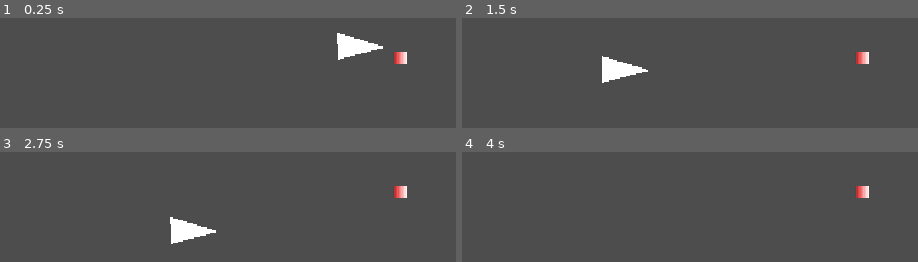
Above: before the commit, frames 1-4 (two rows, left to right).
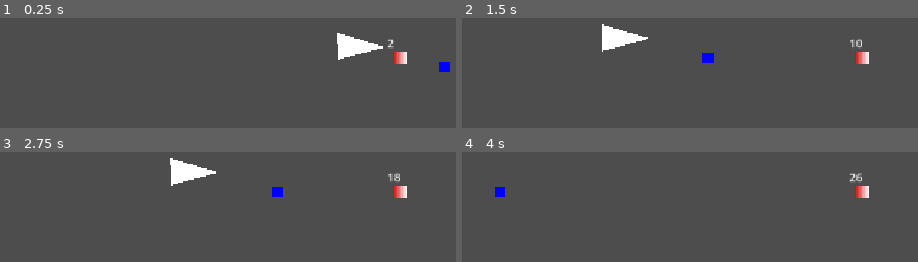
Above: after the commit, the same moments.

Repository: orfnyc/ProjectQuack2627GroupB
Game: Godot game, scene res://Gyms/Tudor/assets/scenes/main.tscn
Same seed, same stepped clock (60 frames per second), same inputs: the game is played once before the commit and once after it. The project has no main scene, so this scene is started directly.
Inputs:
- Up to frame 1 (0.25 s): no input
- Up to frame 2 (1.5 s): tap Enter (ui_accept) at 0.5, 0.77, 0.8, 1.07, 1.35 s; hold Right (ui_right) from 0.53 s (still down); tap Space (ui_select) at 0.6 s
- Up to frame 3 (2.75 s): tap Enter (ui_accept) at 1.52, 1.82, 2.3 s; tap Space (ui_select) at 1.55, 2.1 s; release Right (ui_right) at 2.03 s; hold Left (ui_left) from 2.03 s (still down)
- Up to frame 4 (4 s): release Left (ui_left) at 2.78 s; hold Right (ui_right) from 2.78 s (still down); tap Space (ui_select) at 2.85 s; tap Enter (ui_accept) at 3.02, 3.32, 3.6, 3.77 s

The runs differ from the first frame. In frame 1, 0.3% of the frame differs, in the area x 84-99%, y 19-50%; in frame 2, 2.9%; in frame 3, 2.9%, in the area x 37-88%, y 5-84%; in frame 4, 0.4%.

Commit message:
Testing an NPC, multiplier that increases with airtime, and ability to sell mult to said NPC

Diff:
--- a/Gyms/Tudor/assets/scenes/main.tscn
+++ b/Gyms/Tudor/assets/scenes/main.tscn
@@ -1,9 +1,21 @@
 [gd_scene format=3 uid="uid://chgkuy5q6kf3u"]
 
 [ext_resource type="PackedScene" uid="uid://cm56fe0yqu0tl" path="res://Gyms/Tudor/assets/scenes/player.tscn" id="1_o7gkj"]
+[ext_resource type="Script" uid="uid://cv03vtsnwply6" path="res://Gyms/Tudor/assets/scenes/testnpc.gd" id="2_81p0b"]
 
 [sub_resource type="WorldBoundaryShape2D" id="WorldBoundaryShape2D_cqmin"]
 distance = -24.0
+
+[sub_resource type="Gradient" id="Gradient_81p0b"]
+colors = PackedColorArray(0, 0, 1, 1, 0, 0, 1, 1)
+
+[sub_resource type="GradientTexture2D" id="GradientTexture2D_cqmin"]
+gradient = SubResource("Gradient_81p0b")
+width = 16
+height = 16
+
+[sub_resource type="RectangleShape2D" id="RectangleShape2D_cqmin"]
+size = Vector2(64, 28)
 
 [node name="Node2D" type="Node2D" unique_id=1760891119]
 
@@ -21,3 +33,24 @@
 [node name="CollisionShape2D" type="CollisionShape2D" parent="StaticBody2D" unique_id=1287549330]
 position = Vector2(0, -22)
 shape = SubResource("WorldBoundaryShape2D_cqmin")
+
+[node name="Area2D" type="Area2D" parent="." unique_id=1207329225]
+position = Vector2(57, -18)
+script = ExtResource("2_81p0b")
+
+[node name="Sprite2D" type="Sprite2D" parent="Area2D" unique_id=24486539]
+position = Vector2(7, 10)
+texture = SubResource("GradientTexture2D_cqmin")
+
+[node name="CollisionShape2D" type="CollisionShape2D" parent="Area2D" unique_id=1907052213]
+position = Vector2(7, 4)
+shape = SubResource("RectangleShape2D_cqmin")
+
+[node name="Label" type="Label" parent="Area2D" unique_id=1573942201]
+offset_left = -22.0
+offset_top = -75.0
+offset_right = 31.0
+offset_bottom = -52.0
+
+[connection signal="body_entered" from="Area2D" to="Area2D" method="_on_body_entered"]
+[connection signal="body_exited" from="Area2D" to="Area2D" method="_on_body_exited"]
--- a/Gyms/Tudor/assets/scenes/player.gd
+++ b/Gyms/Tudor/assets/scenes/player.gd
@@ -3,15 +3,19 @@
 
 const SPEED = 300.0
 const JUMP_VELOCITY = -400.0
-
+var mult = 0
+@onready var mult_label = $Label
 
 func _physics_process(delta: float) -> void:
 	# Add the gravity.
 	if not is_on_floor():
+		mult += 10 * delta
 		velocity += get_gravity() * delta
 
+	if is_on_floor():
+		mult = int(mult)
 	# Handle jump.
-	if Input.is_action_just_pressed("ui_accept") and is_on_floor():
+	if Input.is_action_just_pressed("ui_select") and is_on_floor():
 		velocity.y = JUMP_VELOCITY
 
 	# Get the input direction and handle the movement/deceleration.
@@ -22,4 +26,5 @@
 	else:
 		velocity.x = move_toward(velocity.x, 0, SPEED)
 
+	mult_label.text = str(int(mult))
 	move_and_slide()
--- a/Gyms/Tudor/assets/scenes/player.tscn
+++ b/Gyms/Tudor/assets/scenes/player.tscn
@@ -21,3 +21,9 @@
 
 [node name="CollisionShape2D" type="CollisionShape2D" parent="." unique_id=1799616721]
 shape = SubResource("RectangleShape2D_anvdg")
+
+[node name="Label" type="Label" parent="." unique_id=445173075]
+offset_left = -18.0
+offset_top = -33.0
+offset_right = 22.0
+offset_bottom = -10.0
--- /dev/null
+++ b/Gyms/Tudor/assets/scenes/testnpc.gd
@@ -0,0 +1,29 @@
+extends Area2D
+
+@onready var label_test = $Label
+# Called when the node enters the scene tree for the first time.
+func _ready() -> void:
+	pass # Replace with function body.
+
+
+# Called every frame. 'delta' is the elapsed time since the previous frame.
+func _process(delta: float) -> void:
+	var bodies = get_overlapping_bodies()
+	for body in bodies:
+		if body is CharacterBody2D:
+			if body.mult >= 50:
+				if Input.is_action_just_pressed("ui_text_newline"):
+					label_test.text = "thanks for the mult"
+					body.mult -= 50
+	pass
+
+func _on_body_entered(body: Node2D) -> void:
+	print("hi")
+	label_test.text = "hello gradient man"
+
+	pass # Replace with function body.
+
+func _on_body_exited(body: Node2D) -> void:
+	print("bye")
+	label_test.text = ""
+	pass # Replace with function body.
Not shown, added: Gyms/Tudor/assets/scenes/testnpc.gd.uid
